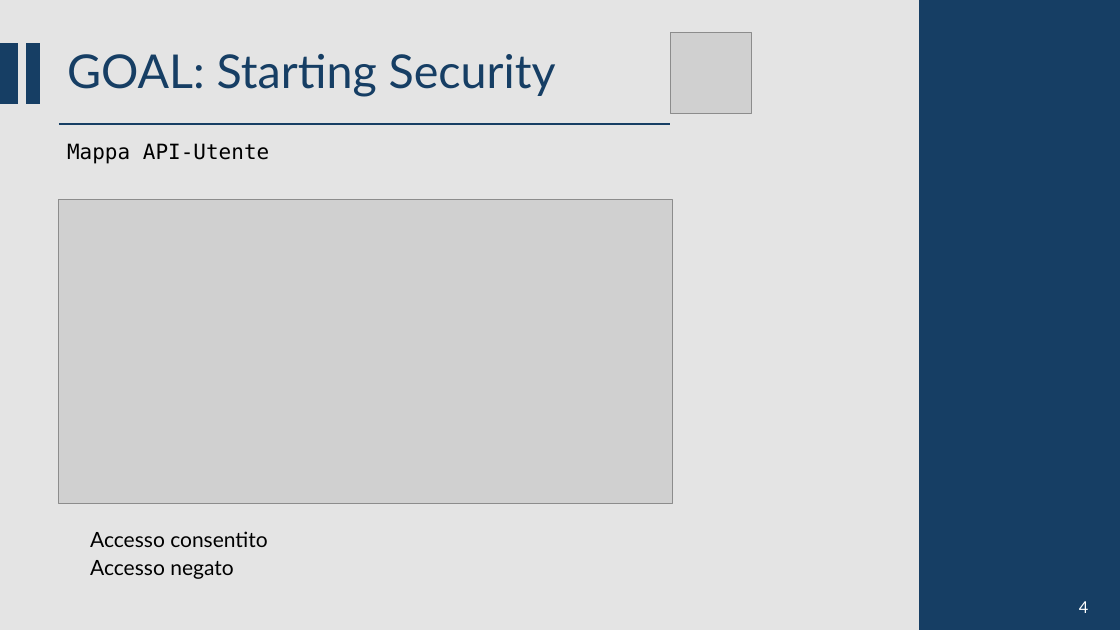
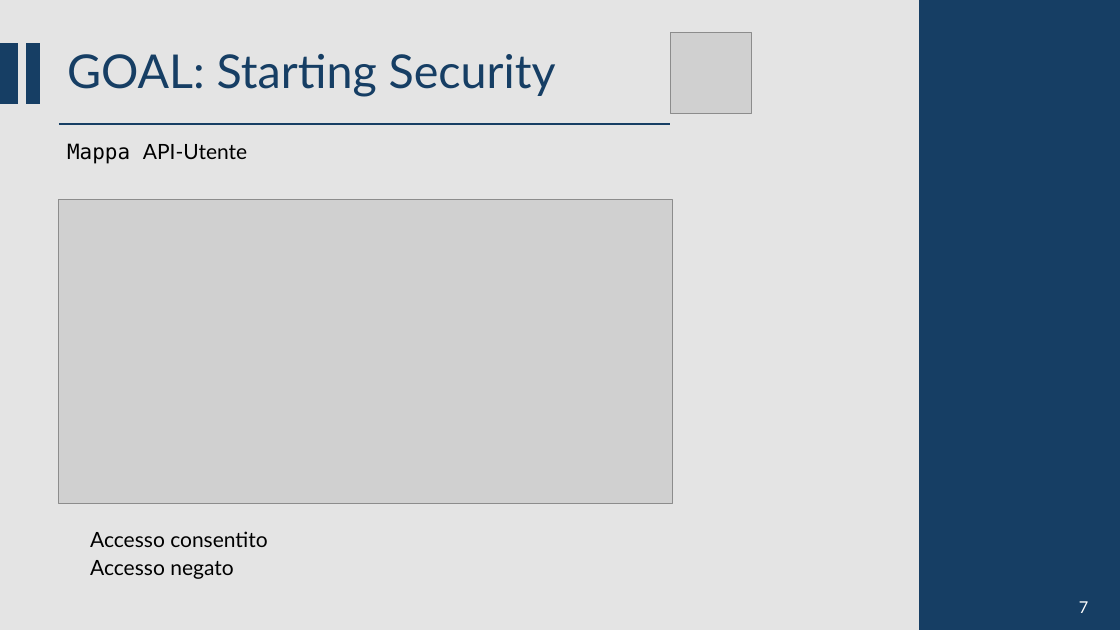
Before and after one commit to CSW-Teams/MS3-docs, a slide deck: slide 7 of ShiftsHappen/Sprint 1/CSW Sprint 1.pptm. Drawn at 1120x630 pixels with LibreOffice and Linux fonts; fonts in the diff are those of the drawing; grey boxes stand for pictures; background and template pictures are left out. Boxes give left, top, right and bottom in pixels: in the first picture for what was removed or moved away, otherwise in the second. Text is boxed around its words. In the diff, an @@ line names an element or a change of style, - is before the commit and + after.

```diff
--- a/ShiftsHappen/Sprint 1/CSW Sprint 1.pptm
+++ b/ShiftsHappen/Sprint 1/CSW Sprint 1.pptm
@@ text "Mappa API-Utente" at (67,143,247,164): font DejaVu Sans Mono to Lato in "API-Utente" @@
@@ text at (1079,601,1088,613): text changed @@
-4
+7
```
Also in this commit, not shown: 14 other slides changed.
